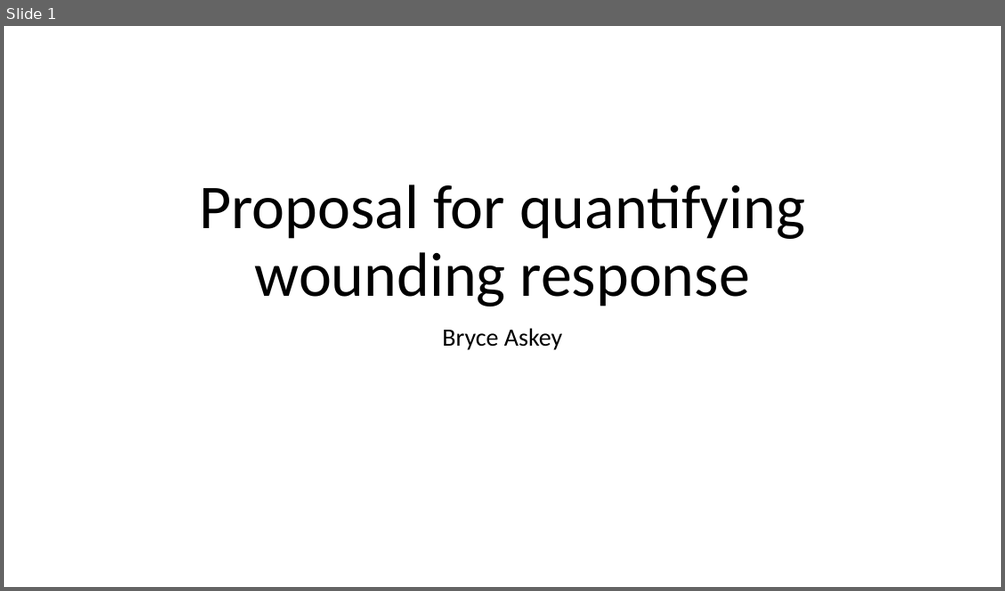
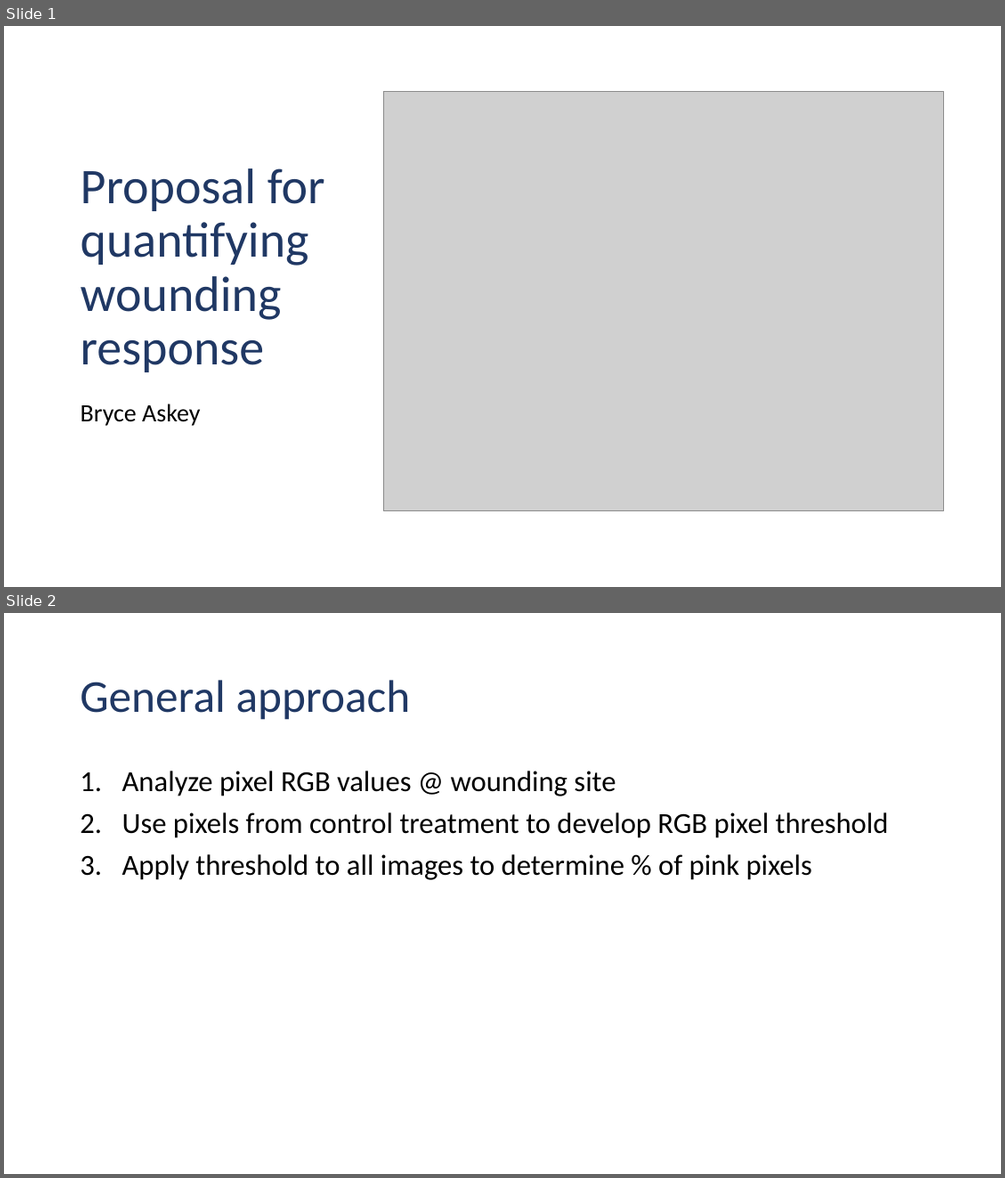
Before and after one commit to bryceaskey/woundingResponse, a slide deck: proposalOutline.pptx. Shown one above the other, each under a label of ours: slide 1 before the commit, slides 1 and 2 after it. The pictures are 1005x591 and 1005x1178 pixels, drawn with LibreOffice and Linux fonts; fonts in the diff are those of the drawing; grey boxes stand for pictures. Boxes give left, top, right and bottom in pixels: in the first picture for what was removed or moved away, otherwise in the second. Text is boxed around its words. In the diff, an @@ line names an element or a change of style, - is before the commit and + after.

Commit message:
Developed proposal for quantification method

```diff
--- a/proposalOutline.pptx
+++ b/proposalOutline.pptx
@@ slide 2 added at <box>4,613,1001,1174</box>, background #FFFFFF @@
@@ title added at <box>80,680,411,720</box>, 44 pt, text #203864 @@
+General approach
@@ text added at <box>122,771,889,880</box>, 28 pt, text #000000 @@
+1. Analyze pixel RGB values @ wounding site
+2. Use pixels from control treatment to develop RGB pixel threshold
+3. Apply threshold to all images to determine % of pink pixels
@@ slide 1 changed as well @@
@@ title "Proposal for quantifying wounding response": place and size @@
-title "Proposal for quantifying wounding response" at <box>199,184,805,306</box>
+title "Proposal for quantifying wounding response" at <box>81,168,325,372</box>
@@ title "Proposal for quantifying wounding response" at <box>81,168,325,372</box>: size 60 to 48 pt, text colour #000000 to #203864; alignment centre to left @@
@@ picture added at <box>383,91,944,511</box> @@
@@ subtitle "Bryce Askey": place and size @@
-subtitle "Bryce Askey" at <box>442,328,562,350</box>
+subtitle "Bryce Askey" at <box>81,403,200,426</box>
@@ subtitle "Bryce Askey" at <box>81,403,200,426</box>: alignment centre to left @@
```
Also in this commit, not shown: 7 other slides added, 1 slide removed, 18 other files.
